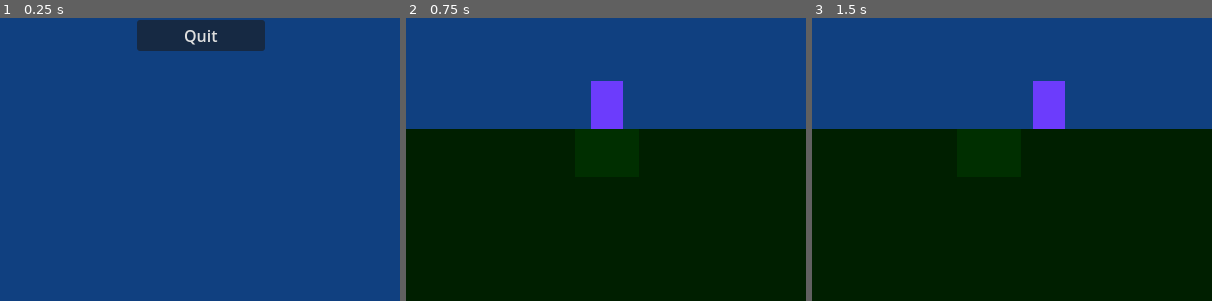
Above: before the commit, frames 1-3 (left to right).
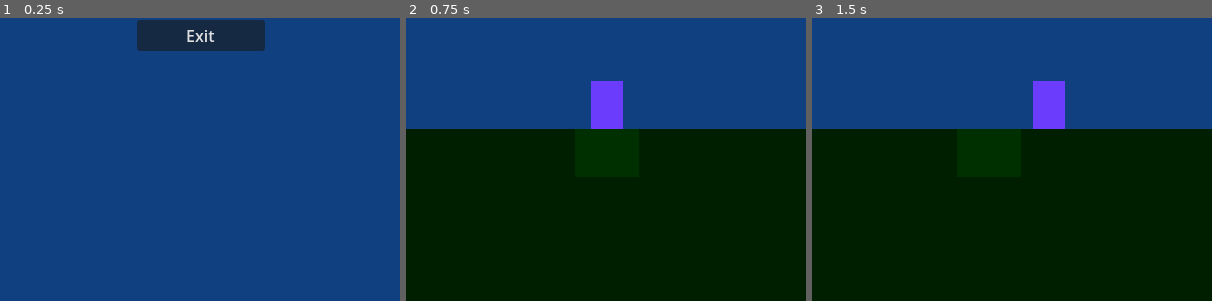
Above: after the commit, the same moments.

Repository: cyber-amr/outlandish
Game: Godot game, scene res://scenes/main_menu.tscn
Same seed, same stepped clock (60 frames per second), same inputs: the game is played once before the commit and once after it.
Inputs:
- Up to frame 1 (0.25 s): no input
- Up to frame 2 (0.75 s): click "Start" at 0.5 s
- Up to frame 3 (1.5 s): tap Enter at 1.25 s; hold D (move_right) from 1.28 s (still down); hold S (interact) from 1.28 s (still down)
The pictures show only the part of the screen within x 25-75%, y 50-100%; the shares and areas given below are measured in that part.

The runs differ from the first frame. In frame 1, 0.2% of the frame differs, in the area x 46-55%, y 4-10%; in frame 2, nothing differs; in frame 3, nothing differs.

Commit message:
rename `Quit` -> `Exit` in main menu

Diff:
--- a/scenes/main_menu.tscn
+++ b/scenes/main_menu.tscn
@@ -2,7 +2,7 @@
 
 [ext_resource type="Script" uid="uid://d6o6chqis55w" path="res://scripts/main_menu.gd" id="1_l6cm7"]
 
-[node name="Main menu" type="Node"]
+[node name="Main Menu" type="Node"]
 script = ExtResource("1_l6cm7")
 
 [node name="CenterContainer" type="CenterContainer" parent="."]
@@ -25,11 +25,11 @@
 layout_mode = 2
 text = "Options"
 
-[node name="Quit" type="Button" parent="CenterContainer/VBoxContainer"]
+[node name="Exit" type="Button" parent="CenterContainer/VBoxContainer"]
 custom_minimum_size = Vector2(128, 0)
 layout_mode = 2
-text = "Quit"
+text = "Exit"
 
 [connection signal="button_up" from="CenterContainer/VBoxContainer/Start" to="." method="on_start"]
 [connection signal="button_down" from="CenterContainer/VBoxContainer/Options" to="." method="on_options"]
-[connection signal="button_up" from="CenterContainer/VBoxContainer/Quit" to="." method="on_quit"]
+[connection signal="button_up" from="CenterContainer/VBoxContainer/Exit" to="." method="on_exit"]
--- a/scripts/main_menu.gd
+++ b/scripts/main_menu.gd
@@ -4,7 +4,7 @@
 
 func _input(event):
 	if event.is_action_pressed("ui_cancel"):
-		on_quit()
+		on_exit()
 
 
 func on_start() -> void:
@@ -15,5 +15,5 @@
 	pass # Replace with function body.
 
 
-func on_quit() -> void:
+func on_exit() -> void:
 	get_tree().quit()
